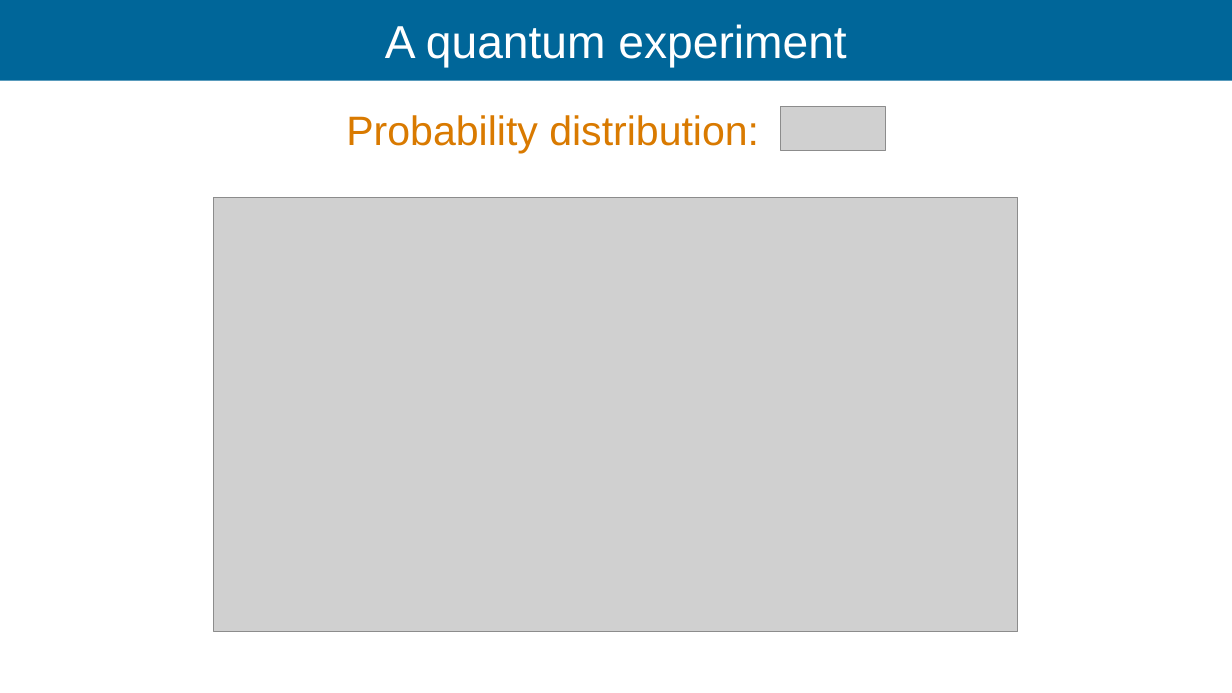
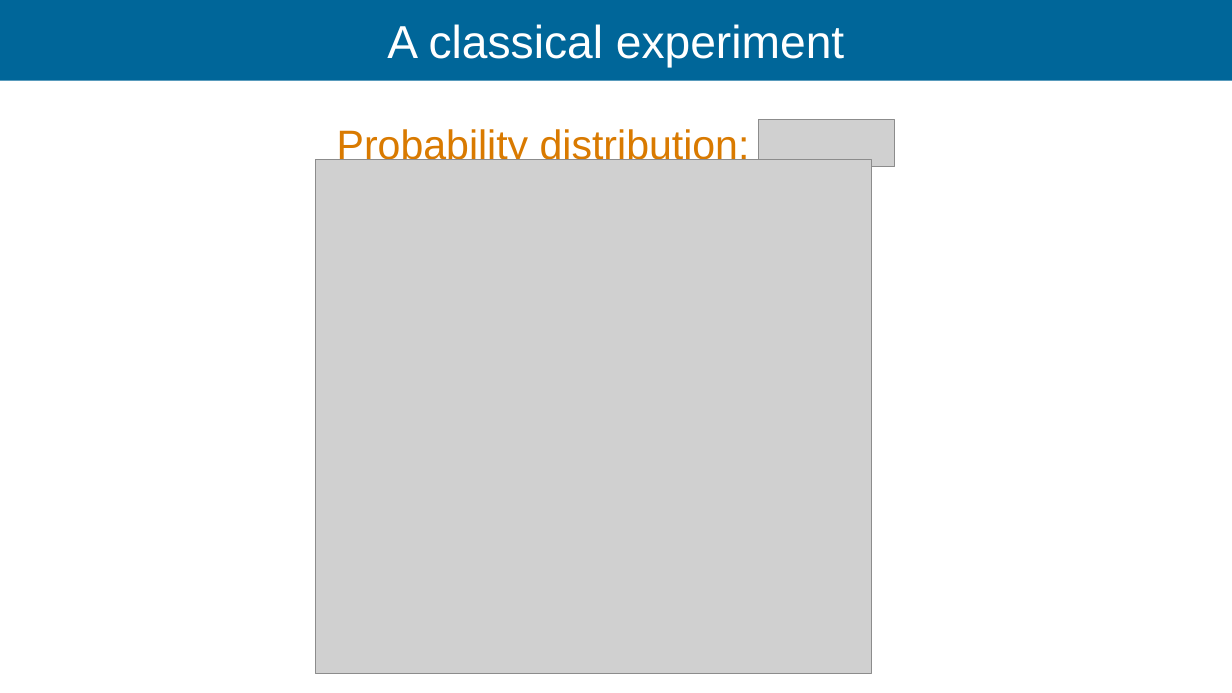
Before and after one commit to Ismaele-vincent/PhD, a slide deck: slide 31 of 2026/Talks/ILL Seminar/ILL seminar 2026 ver2.odp (slide 55 before the commit). Drawn at 1232x693 pixels with LibreOffice and Linux fonts; fonts in the diff are those of the drawing; grey boxes stand for pictures; background and template pictures are left out. Boxes give left, top, right and bottom in pixels: in the first picture for what was removed or moved away, otherwise in the second. Text is boxed around its words. In the diff, an @@ line names an element or a change of style, - is before the commit and + after.

```diff
--- a/2026/Talks/ILL Seminar/ILL seminar 2026 ver2.odp
+++ b/2026/Talks/ILL Seminar/ILL seminar 2026 ver2.odp
@@ title at bbox=[387, 24, 844, 68]: text changed @@
-A quantum experiment
+A classical experiment
@@ text "Probability distribution:": place and size @@
-text "Probability distribution:" at bbox=[346, 115, 759, 153]
+text "Probability distribution:" at bbox=[337, 129, 750, 167]
@@ picture: place and size @@
-picture at bbox=[780, 106, 885, 151]
+picture at bbox=[758, 120, 894, 167]
@@ picture: place and size @@
-picture at bbox=[214, 197, 1018, 632]
+picture at bbox=[315, 159, 871, 673]
```
Also in this commit, not shown: 14 other slides changed, 7 slides added, 56 slides removed, 19 other files.
